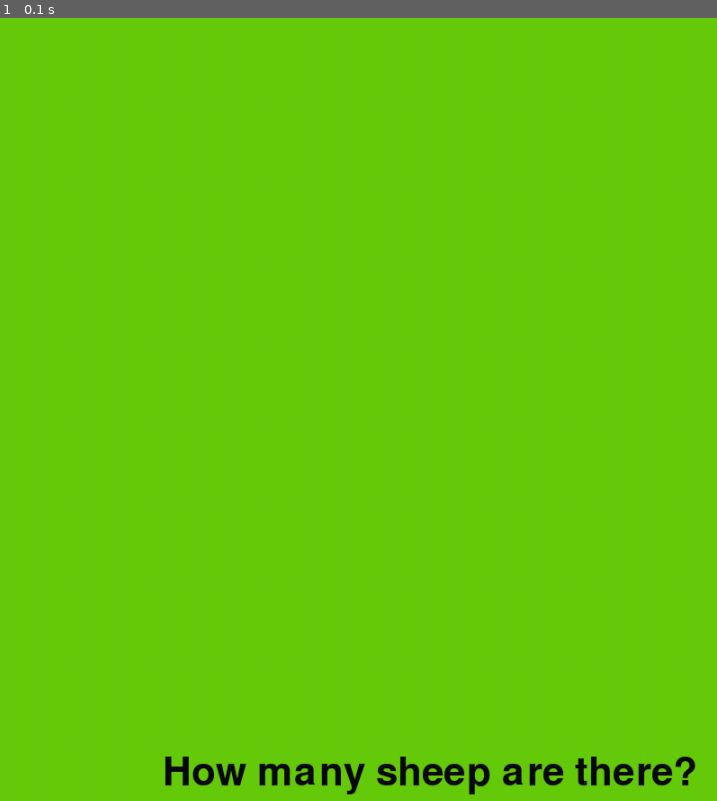
Above: before the commit, frame 1.
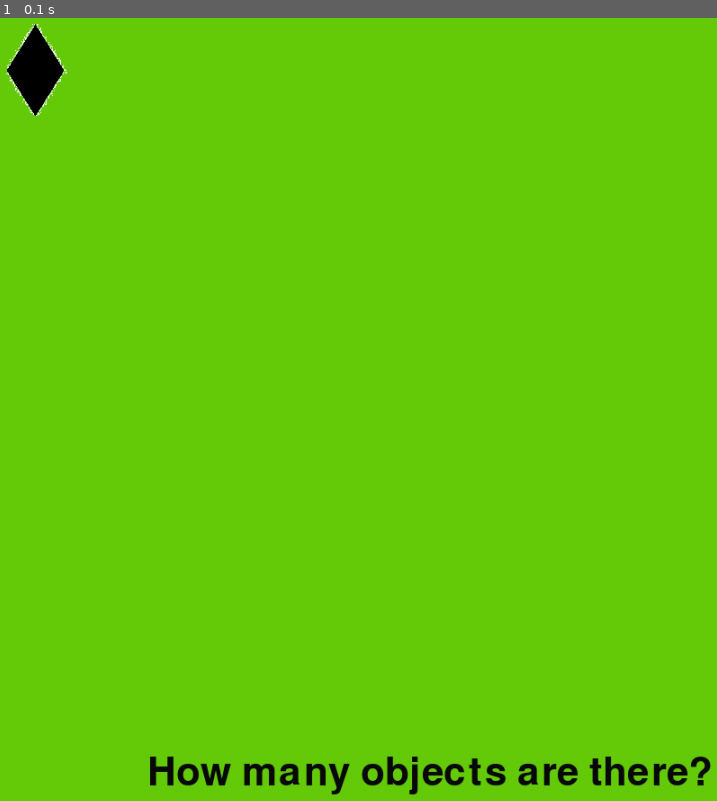
Above: after the commit, the same moment.

Repository: ana-borges/Counting-Simulator
Game: pygame game, started from main-window.py
Two runs of this game, one before a commit and one after it. Both use one fixed random seed, a clock stepped at 60 frames per second and the inputs below.
Inputs:
- Up to frame 1 (0.1 s): no input

The runs differ from the first frame. In frame 1, 2.0% of the frame differs, in the area x 0-100%, y 0-100%.

Commit message:
Reorganize code and check for keypresses

Diff:
--- a/main-window.py
+++ b/main-window.py
@@ -7,7 +7,7 @@
     print("Warning, sound disabled")
 
 main_dir = os.path.split(os.path.abspath(__file__))[0]
-data_dir = os.path.join(main_dir, "data")
+data_dir = os.path.join(main_dir, "assets")
 
 def load_image(name, colorkey=None, scale=1):
     fullname = os.path.join(data_dir, name)
@@ -25,11 +25,11 @@
     return image, image.get_rect()
 
 class CountingObjects(pg.sprite.Sprite):
-    """moves the objects to be counted around the screen"""
+    """adds an object at a given position and with a given movement"""
 
     def __init__(self):
         pg.sprite.Sprite.__init__(self)  # call Sprite initializer
-        self.image, self.rect = load_image("diamond.png", -1, 4)
+        self.image, self.rect = load_image("diamond.jpg", -1, 0.4)
         screen = pg.display.get_surface()
         self.area = screen.get_rect()
         self.rect.topleft = 10, 90
@@ -45,37 +45,65 @@
                 self.image = pg.transform.flip(self.image, True, False)
         self.rect = newpos
 
-# pygame setup
-pg.init()
-screen = pg.display.set_mode((1000, 1000), pg.SCALED)
-pg.display.set_caption("Counting Simulator")
-clock = pg.time.Clock()
-running = True
+def main():
+    """this function is called when the program starts.
+    it initializes everything it needs, then runs in
+    a loop until the function returns."""
+    # Initialize Everything
+    pg.init()
+    screen = pg.display.set_mode((1000, 1000), pg.SCALED)
+    pg.display.set_caption("Counting Simulator")
 
-background = pg.Surface(screen.get_size())
-background = background.convert()
-background.fill((102, 204, 10))
+    # Create The Background
+    background = pg.Surface(screen.get_size())
+    background = background.convert()
+    background.fill((102, 204, 10))
 
-if pg.font:
-    font = pg.font.Font(None, 64)
-    text = font.render("How many sheep are there?", True, (10, 10, 10))
-    textpos = text.get_rect(centerx=background.get_width() / 2, y=background.get_height() - 100)
-    background.blit(text, textpos)
+    # Put Text On The Background, Centered
+    if pg.font:
+        font = pg.font.Font(None, 64)
+        text = font.render("How many objects are there?", True, (10, 10, 10))
+        textpos = text.get_rect(centerx=background.get_width() / 2, y=background.get_height() - 100)
+        background.blit(text, textpos)
 
-while running:
-    # poll for events
-    # pg.QUIT event means the user clicked X to close your window
-    for event in pg.event.get():
-        if event.type == pg.QUIT:
-            running = False
-
+    # Display The Background
     screen.blit(background, (0, 0))
-
-    # RENDER YOUR GAME HERE
-
-    # flip() the display to put your work on screen
     pg.display.flip()
 
-    clock.tick(60)  # limits FPS to 60
+    # Prepare Game Objects
+    diamond = CountingObjects()
+    allobjects = pg.sprite.RenderPlain((diamond))
+    allobjects.draw(screen)
+    clock = pg.time.Clock()
 
-pg.quit()
+    # Main Loop
+    going = True
+    while going:
+        clock.tick(60)
+
+        # Handle Input Events
+        for event in pg.event.get():
+            if event.type == pg.QUIT:
+                going = False
+            elif event.type == pg.KEYDOWN and event.key == pg.K_ESCAPE:
+                # Close window if user presses ESC
+                going = False
+            elif event.type == pg.KEYDOWN:
+                print("A key! A key, I say!")
+
+        allobjects.update()
+
+        # Draw Everything
+        screen.blit(background, (0, 0))
+        allobjects.draw(screen)
+        pg.display.flip()
+
+    pg.quit()
+
+
+# Game Over
+
+
+# this calls the 'main' function when this script is executed
+if __name__ == "__main__":
+    main()
Binary file added: assets/diamond.jpg
